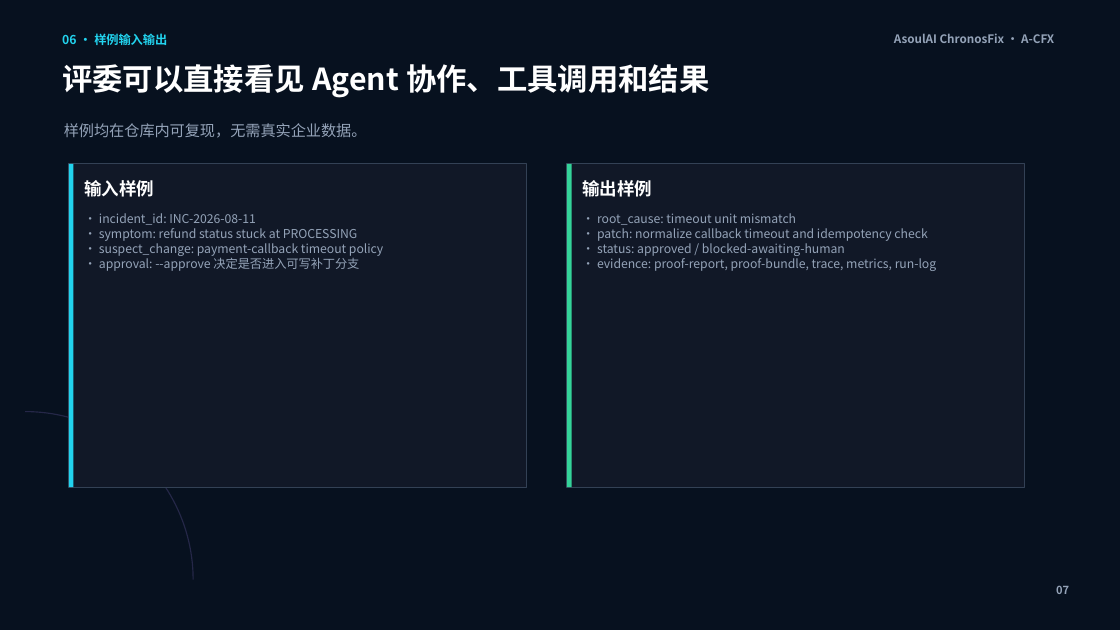
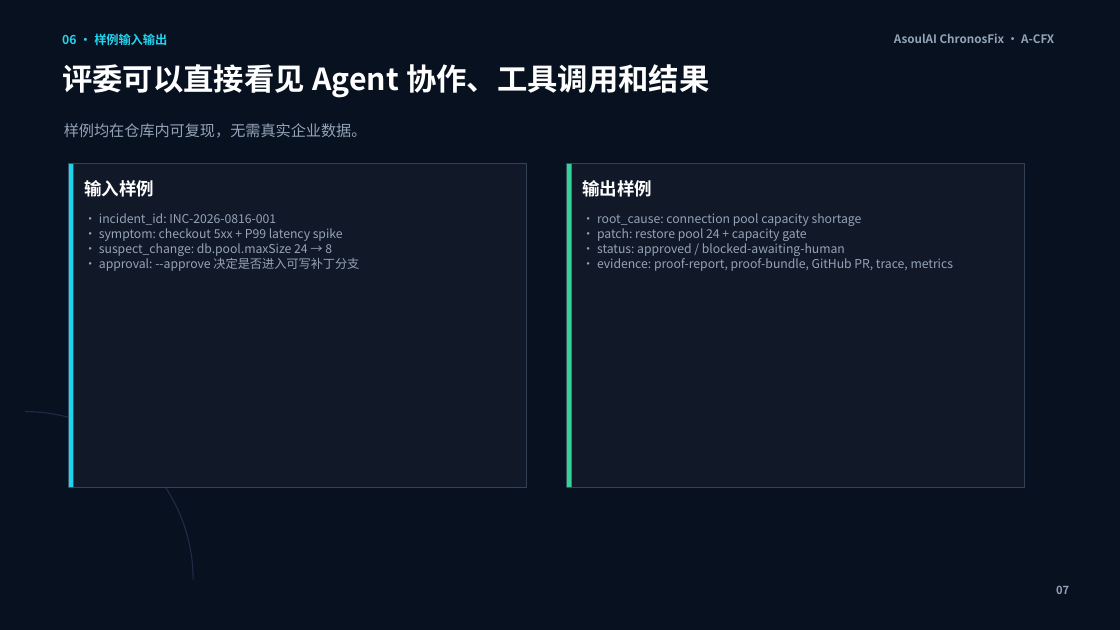
Before and after one commit to ASOUL-Official/asoulai-chronosfix, a slide deck: slide 7 of submission/ChronosFix_复赛方案.pptx. Drawn at 1120x630 pixels with LibreOffice and Linux fonts; fonts in the diff are those of the drawing. Boxes give left, top, right and bottom in pixels: in the first picture for what was removed or moved away, otherwise in the second. Text is boxed around its words. In the diff, an @@ line names an element or a change of style, - is before the commit and + after.

Commit message:
Strengthen proof-carrying change narrative

```diff
--- a/submission/ChronosFix_复赛方案.pptx
+++ b/submission/ChronosFix_复赛方案.pptx
@@ text at (x1=99, y1=213, x2=343, y2=256): text changed @@
-• incident_id: INC-2026-08-11
-• symptom: refund status stuck at PROCESSING
-• suspect_change: payment-callback timeout policy
+• incident_id: INC-2026-0816-001
+• symptom: checkout 5xx + P99 latency spike
+• suspect_change: db.pool.maxSize 24 → 8
@@ text at (x1=597, y1=213, x2=862, y2=241): text changed @@
-• root_cause: timeout unit mismatch
-• patch: normalize callback timeout and idempotency check
+• root_cause: connection pool capacity shortage
+• patch: restore pool 24 + capacity gate
@@ text at (x1=597, y1=255, x2=953, y2=271): text changed @@
-• evidence: proof-report, proof-bundle, trace, metrics, run-log
+• evidence: proof-report, proof-bundle, GitHub PR, trace, metrics
```
Also in this commit, not shown: 8 other slides changed, 21 other files.
